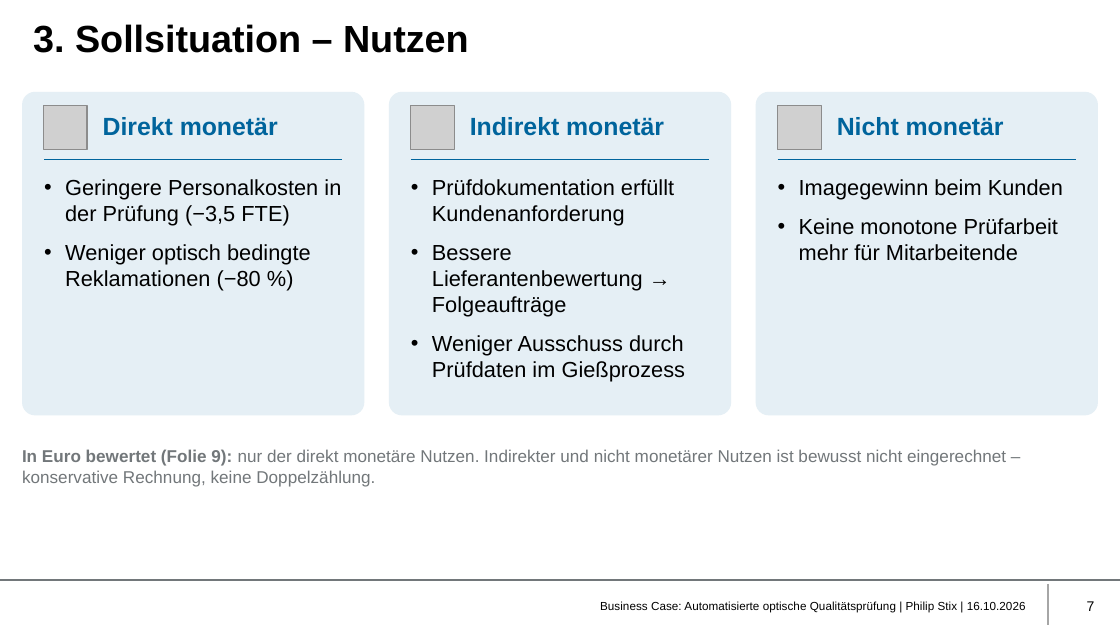
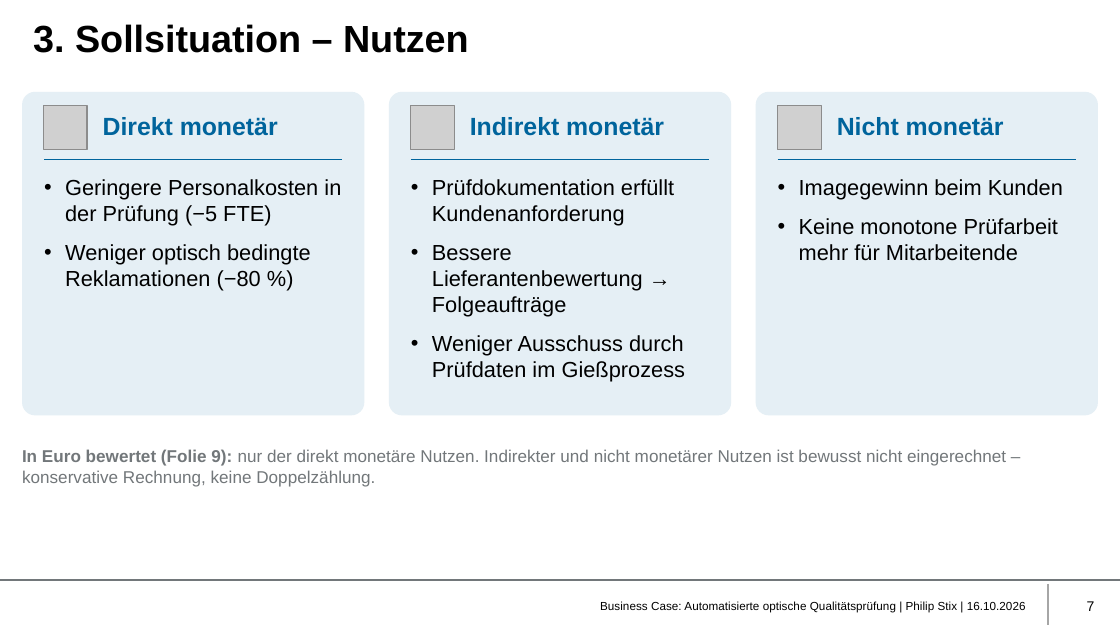
Before and after one commit to philip-stack/MRE3-bGUS, a slide deck: slide 7 of 01 Abgabe/Business Case Qualitätsprüfung - Philip Stix.pptx. Drawn at 1120x630 pixels with LibreOffice and Linux fonts; fonts in the diff are those of the drawing; grey boxes stand for pictures; background and template pictures are left out. Boxes give left, top, right and bottom in pixels: in the first picture for what was removed or moved away, otherwise in the second. Text is boxed around its words. In the diff, an @@ line names an element or a change of style, - is before the commit and + after.

```diff
--- a/01 Abgabe/Business Case Qualitätsprüfung - Philip Stix.pptx
+++ b/01 Abgabe/Business Case Qualitätsprüfung - Philip Stix.pptx
@@ text at (65, 179, 341, 226): text changed @@
-• Geringere Personalkosten in der Prüfung (−3,5 FTE)
+• Geringere Personalkosten in der Prüfung (−5 FTE)
```
Also in this commit, not shown: 8 other slides changed, 2 other files.
